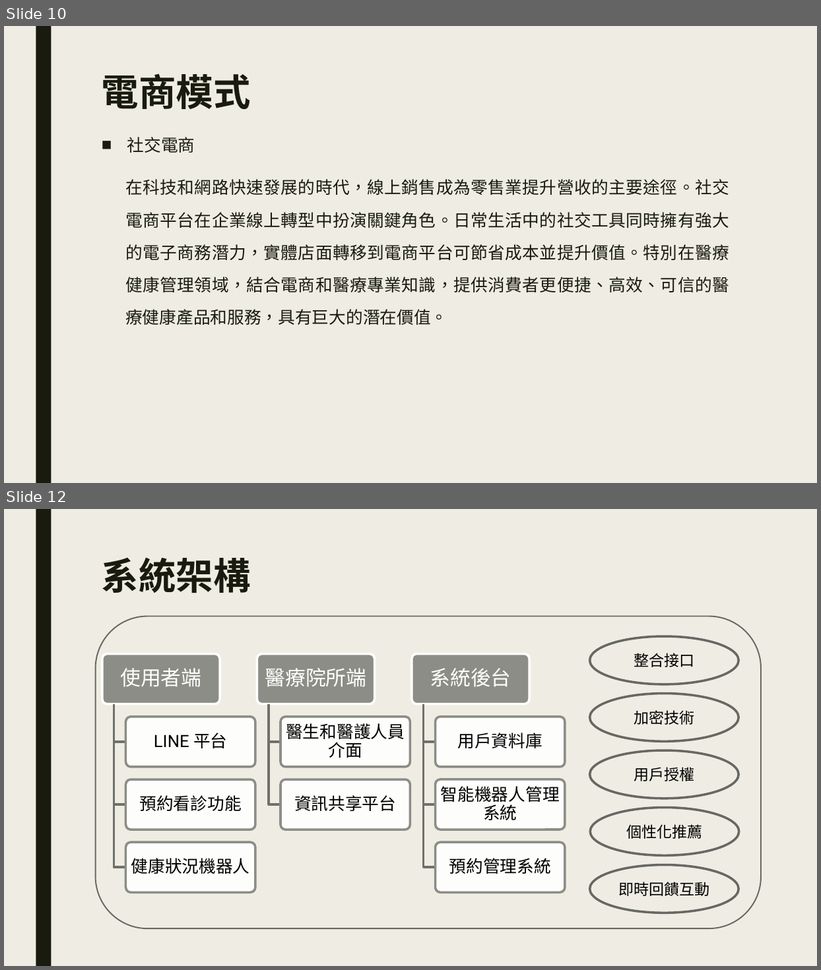
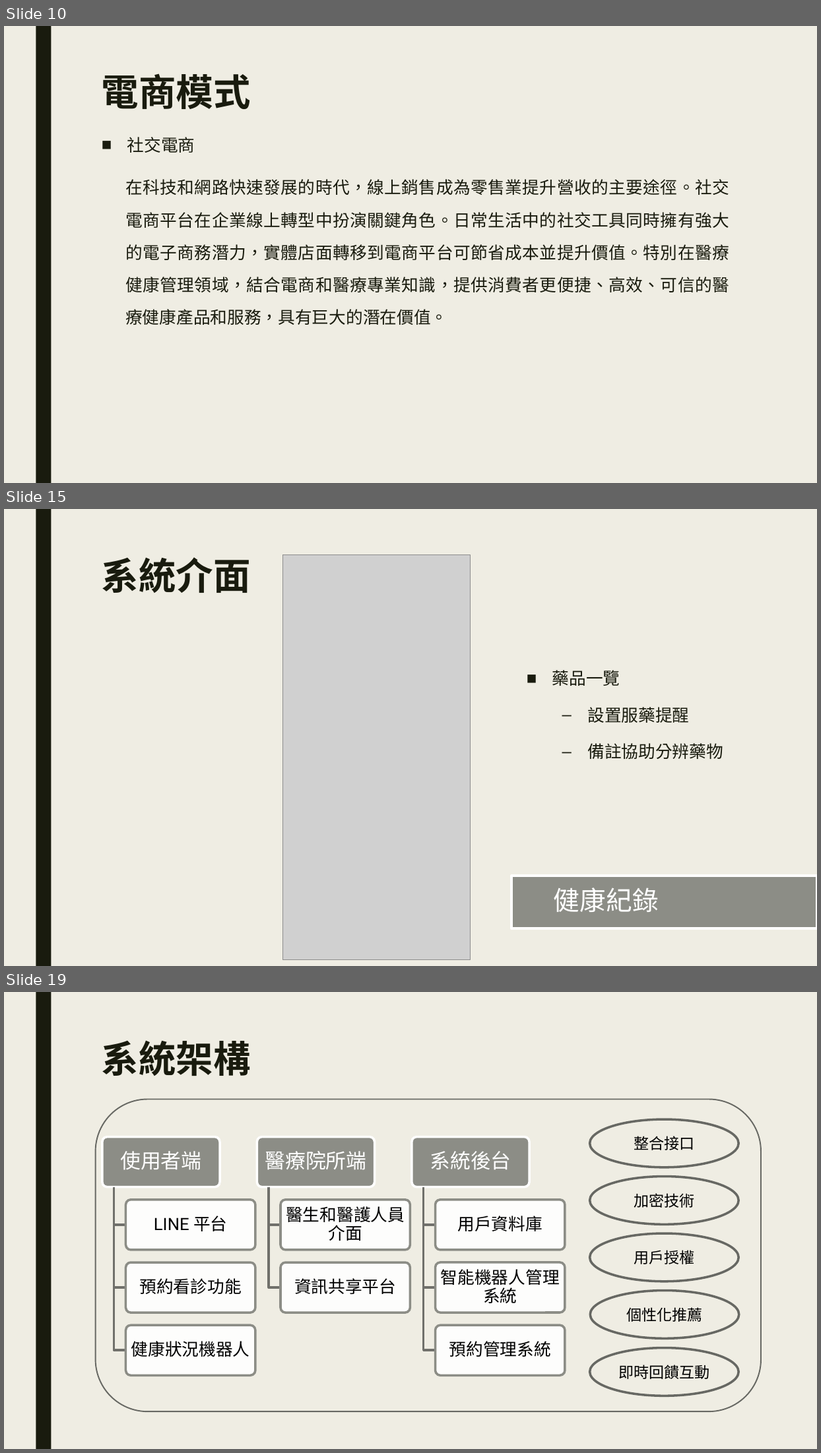
Before and after one commit to plum0411/e-commerce, a slide deck: LINE在電商領域能提出之新功能.pptx. Shown one above the other, each under a label of ours: slides 10 and 12 before the commit, slides 10, 15 and 19 after it; the slides between them are not shown. The pictures are 821x970 and 821x1453 pixels, drawn with LibreOffice and Linux fonts; fonts in the diff are those of the drawing; grey boxes stand for pictures. Boxes give left, top, right and bottom in pixels: in the first picture for what was removed or moved away, otherwise in the second. Text is boxed around its words. In the diff, an @@ line names an element or a change of style, - is before the commit and + after.

Commit message:
add PPT UI/fix word image bug

```diff
--- a/LINE在電商領域能提出之新功能.pptx
+++ b/LINE在電商領域能提出之新功能.pptx
@@ slide 15 added at (4, 509, 817, 966), background #EFEDE3; not listed: 1 template element that a slide beside it also shows @@
@@ title added at (102, 557, 251, 593), 44 pt, text #191B0E, bold @@
+系統介面
@@ picture added at (283, 555, 470, 960) @@
@@ text added at (552, 670, 723, 759), 20 pt, text #191B0E @@
+■ 藥品一覽
+  – 設置服藥提醒
+  – 備註協助分辨藥物
@@ rectangle added at (512, 876, 817, 929), fill #8C8D86, outline #FFFFFF 2.75 pt @@
@@ text added at (554, 888, 659, 912), 31 pt, text #FFFFFF @@
+健康紀錄
@@ what was slide 12 is now slide 19 @@
```
Also in this commit, not shown: 1 slide changed, 6 other slides added, 1 other file.
